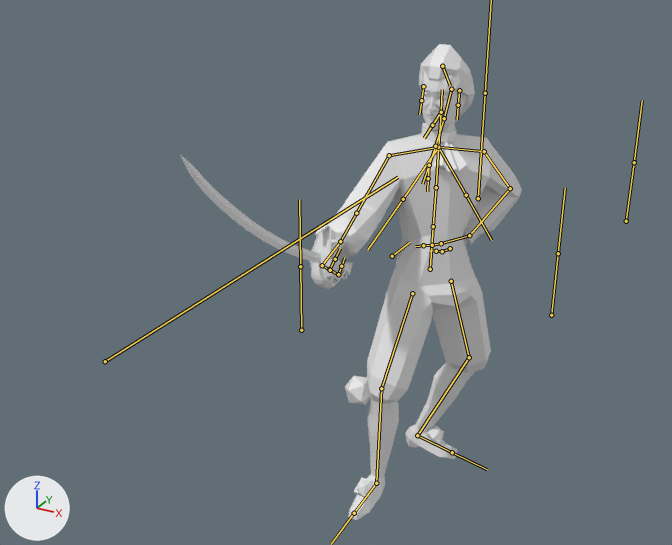
Before and after pictures for a commit that changed the FBX model olliuikkasenmiekkailupeli/Assets/ImportedAssets/miekkailija_v3.fbx.
Rendered twice from a 50 mm lens placed at (1.57, -3.61, 1.54), pointed at (-0.06, -0.65, 0.06). Lighting does not change. The marker at lower left points along +X, +Y and +Z. Both versions are drawn at frame 10 of the action 'FullStep1.move'; the numbers are the values there. The bones that bend it are drawn over the model as lines.

Names of what the first picture shows: 'jalkapampula.R', 'kahva', 'kaulakoriste', 'kenkäpampula.L', 'kenkäpampula.R', 'kenkäsolki.L', 'kenkäsolki.R', 'peruuki', 'ruho', 'terä'.
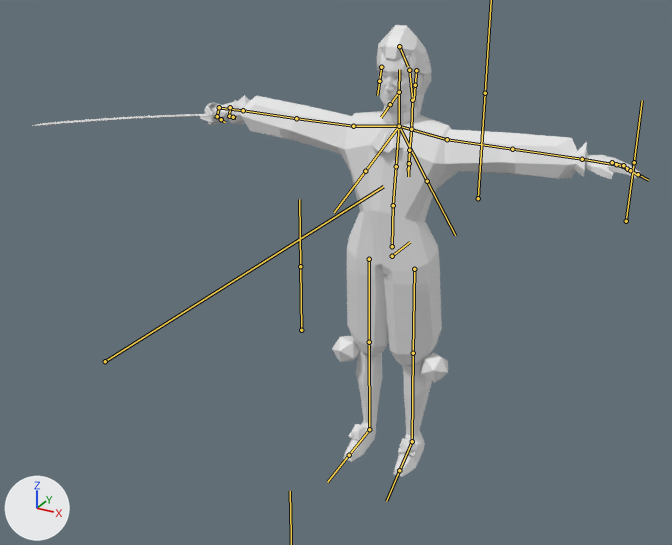
Boxes [x1, y1, x2, y2] around the edits, measured in the pictures (672 x 545 px):
'ruho', posed (113% wider): before [320, 72, 522, 520]; after [210, 52, 641, 477]
'peruuki', posed: before [419, 44, 475, 123]; after [377, 25, 431, 115]
'terä', posed (25% wider, 88% shorter): before [180, 155, 320, 263]; after [32, 114, 207, 126]
'kaulakoriste', posed: before [421, 123, 467, 172]; after [370, 103, 417, 153]
'kahva', posed: before [310, 224, 353, 289]; after [200, 102, 229, 125]
'jalkapampula.R', posed (10% shorter): before [345, 376, 371, 405]; after [332, 336, 359, 362]
'jalkapampula.L', posed (not visible before): after [421, 353, 448, 382]
'kenkäpampula.R', posed (11% narrower, 11% shorter): before [356, 479, 374, 496]; after [351, 425, 367, 440]
'kenkäpampula.L', posed: before [428, 426, 444, 442]; after [399, 438, 417, 456]
'kenkäsolki.R', posed (9% narrower, 13% shorter): before [354, 477, 376, 499]; after [349, 424, 369, 443]
'kenkäsolki.L', posed (17% wider): before [426, 426, 443, 445]; after [398, 438, 418, 457]
'silma', posed: before [424, 95, 446, 99]; after [381, 76, 403, 79]
bone 'alaselkä.L', root to tip: before (430, 269) to (433, 226); after (392, 246) to (393, 205)
bone 'selkä.L', root to tip: before (433, 226) to (436, 187); after (393, 205) to (396, 166)
bone 'hauis.L', root to tip: before (484, 151) to (510, 188); after (447, 139) to (512, 149)
bone 'ranne.L', root to tip: before (510, 188) to (469, 235); after (512, 149) to (582, 159)
bone 'kämmen.L', root to tip: before (469, 235) to (442, 243); after (582, 159) to (614, 164)
bone 'hauis.R', root to tip: before (389, 155) to (356, 213); after (353, 126) to (296, 118)
bone 'ranne.R', root to tip: before (356, 213) to (340, 241); after (296, 118) to (243, 110)
bone 'kämmen.R', root to tip: before (340, 241) to (323, 264); after (243, 110) to (220, 108)
bone 'kaula', root to tip: before (438, 147) to (441, 112); after (399, 126) to (399, 92)
bone 'pää', root to tip: before (441, 112) to (442, 89); after (399, 92) to (399, 69)
bone 'hius2', root to tip: before (451, 89) to (444, 118); after (409, 70) to (412, 100)
bone 'reisi.L', root to tip: before (451, 281) to (469, 357); after (414, 269) to (413, 353)
bone 'pohje.L', root to tip: before (469, 357) to (417, 435); after (413, 353) to (412, 441)
bone 'jalkapohja.L', root to tip: before (417, 435) to (452, 452); after (412, 441) to (399, 470)
bone 'reisi.R', root to tip: before (412, 293) to (381, 388); after (369, 259) to (369, 342)
bone 'pohje.R', root to tip: before (381, 388) to (376, 483); after (369, 342) to (369, 429)
bone 'jalkapohja.R', root to tip: before (376, 483) to (354, 513); after (369, 429) to (349, 455)
bone 'hius5', root to tip: before (429, 165) to (428, 178); after (409, 150) to (409, 163)

The edits, one by one:
Bone 'alaselkä.L' (bone_alaselkä_l) moves from (0.62, -0.2, 0.05) to (0.0, 0.0, 0.0).
Bone 'alaselkä.L' (bone_alaselkä_l) turns from (-6, 48, -5) to (0, 0, 0) degrees about its own x, y and z.
Bone 'selkä.L' (bone_selkä_l) turns from (5, 0, 0) to (0, 0, 0) degrees about its own x, y and z.
Bone 'hauis.L' (bone_hauis_l) turns from (-11, -5, 19) to (35, 1, 4) degrees about its own x, y and z.
Bone 'ranne.L' (bone_ranne_l) turns from (-90, -3, 0) to (2, 0, 2) degrees about its own x, y and z.
Bone 'kämmen.L' (bone_kämmen_l) turns from (47, 116, 92) to (-16, -1, 8) degrees about its own x, y and z.
Bone 'hauis.R' (bone_hauis_r) turns from (-14, 16, 15) to (35, 1, -2) degrees about its own x, y and z.
Bone 'ranne.R' (bone_ranne_r) turns from (17, -7, 41) to (2, 0, -2) degrees about its own x, y and z.
Bone 'kämmen.R' (bone_kämmen_r) turns from (-21, 39, -51) to (-16, -3, -7) degrees about its own x, y and z.
Bone 'kaula' (bone_kaula) turns from (-8, 0, 0) to (0, 0, 0) degrees about its own x, y and z.
Bone 'pää' (bone_pää) turns from (8, -48, -1) to (0, 0, 0) degrees about its own x, y and z.
Bone 'hius2' (bone_hius2) turns from (1, -5, 14) to (7, 0, -1) degrees about its own x, y and z.
Bone 'reisi.L' (bone_reisi_l) moves from (-0.32, 0.4, 0.29) to (0.0, 0.0, 0.0).
Bone 'reisi.L' (bone_reisi_l) turns from (47, -111, -33) to (-26, 10, -3) degrees about its own x, y and z.
Bone 'pohje.L' (bone_pohje_l) turns from (-10, 3, 38) to (-1, 0, -3) degrees about its own x, y and z.
Bone 'jalkapohja.L' (bone_jalkapohja_l) turns from (14, 9, -20) to (7, -8, 15) degrees about its own x, y and z.
Bone 'reisi.R' (bone_reisi_r) moves from (-0.33, -0.18, -0.87) to (0.0, 0.0, 0.0).
Bone 'reisi.R' (bone_reisi_r) turns from (-18, 6, 34) to (-29, -27, 12) degrees about its own x, y and z.
Bone 'pohje.R' (bone_pohje_r) turns from (-7, -1, -29) to (-1, 2, 3) degrees about its own x, y and z.
Bone 'jalkapohja.R' (bone_jalkapohja_r) turns from (3, 8, -14) to (13, 14, -30) degrees about its own x, y and z.
Bone 'hius5' (bone_hius5) moves from (0.3, 0.17, -0.02) to (0.0, -0.01, -0.02).
